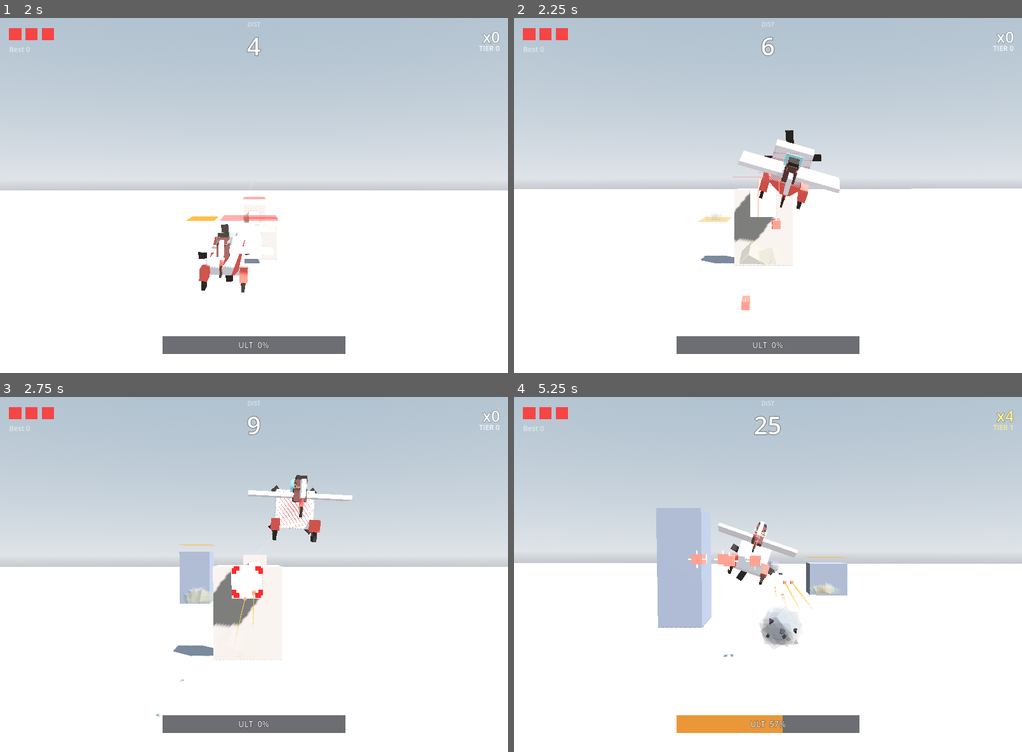
Above: before the commit, frames 1-4 (two rows, left to right).
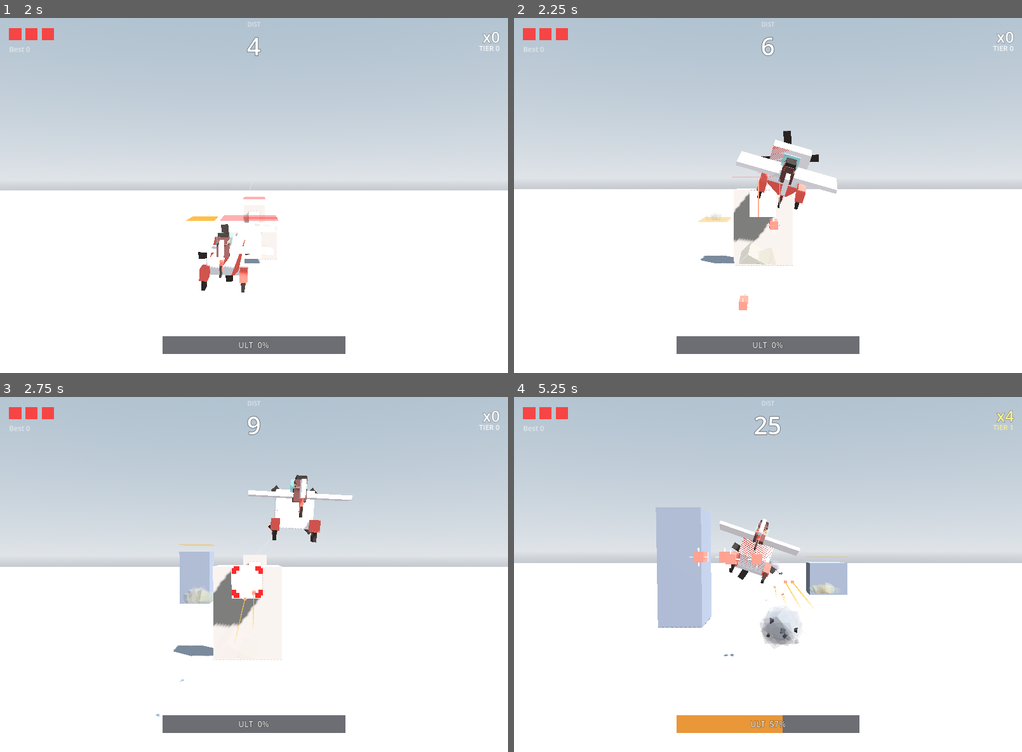
Above: after the commit, the same moments.

Repository: weathermanho/supercent
Game: Godot game, scene res://scenes/Main.tscn
Same seed, same stepped clock (60 frames per second), same inputs: the game is played once before the commit and once after it.
Inputs (mouse positions are in pixels of both pictures, inside the frame that each line leads up to):
- Up to frame 1 (2 s): tap Enter at 0.5, 1.25 s; move the mouse to (365, 177) at 0.52 s; hold Right mouse button (fire_missle) 0.53-1.25 s; click (365, 177) at 0.67 s; drag from (152, 213) to (228, 266) at 1.27 s
- Up to frame 2 (2.25 s): move the mouse to (818, 117) at 2.02 s; hold Right mouse button (fire_missle) from 2.03 s (still down); click (818, 117) at 2.17 s
- Up to frame 3 (2.75 s): keep holding Right mouse button (fire_missle)
- Up to frame 4 (5.25 s): release Right mouse button (fire_missle) at 2.75 s; drag from (742, 645) to (615, 521) at 2.77 s; move the mouse to (920, 627) at 3.52 s; hold Right mouse button (fire_missle) 3.53-4.25 s; click (920, 627) at 3.67 s; drag from (615, 521) to (691, 485) at 4.27 s; move the mouse to (793, 574) at 5.02 s; hold Right mouse button (fire_missle) from 5.03 s (still down); click (793, 574) at 5.17 s

Frame 1 is identical in both runs. In frame 2, 1.0% of the frame differs, in the area x 36-100%, y 31-83%; in frame 3, less than 0.1%; in frame 4, 1.2%, in the area x 27-100%, y 31-74%.

Commit message:
tune: 셰이크 추가 완화 — SPIKE 제거 / COLOSSUS 반감 / 충돌 미세
눈 피로 완화:
- SPIKE 분출 shake 제거 (스냅 자체가 시각 강함, 빈도 잦음 → 피로 주범)
- COLOSSUS 분출: hit_intensity*1.1 → *0.55, duration 0.25 → 0.2
- 충돌(_on_crash): hit_intensity*1.2(3.6) → *0.5(1.5), duration 0.18→0.12

거인 격파 / OVERCHARGE는 그대로 강하게 (shake_giant_intensity 30).

Co-Authored-By: Claude Opus 4.7 <noreply@anthropic.com>

Diff:
--- a/godot_project/scripts/Main.gd
+++ b/godot_project/scripts/Main.gd
@@ -648,10 +648,11 @@
 
 		# Eruption punch — a spike snapping up kicks the camera.
 		if pl.consume_erupt():
-			if pl.kind == PillarScript.Kind.SPIKE:
-				shaker.shake(GameConfig.shake_hit_intensity * 0.7, 0.12)
-			elif pl.kind == PillarScript.Kind.COLOSSUS:
-				shaker.shake(GameConfig.shake_hit_intensity * 1.1, 0.25)
+			# SPIKE erupt: no shake (the snap is already visually loud, and
+			# spikes fire frequently → shake fatigue). COLOSSUS erupt: half the
+			# previous trauma — keeps the "looming" beat without tiring the eye.
+			if pl.kind == PillarScript.Kind.COLOSSUS:
+				shaker.shake(GameConfig.shake_hit_intensity * 0.55, 0.2)
 			_spawn_dust(Vector3(pl.global_position.x, PillarScript.GROUND_Y + 6.0, pl.global_position.z), pl.w)
 
 		# Plane crash — vertical check uses both top AND bottom so hanging
@@ -701,9 +702,9 @@
 	GameConfig.plane_collision_speed_x = 140.0 * diff.z / dl
 	GameConfig.plane_collision_speed_y = 90.0 * (1.0 if diff.y >= 0.0 else -1.0)
 
-	# Crash shake — light (was giant_intensity*0.7 = 21, fatigued the eye).
-	# Flash + hitstop + heart anim carry the impact.
-	shaker.shake(GameConfig.shake_hit_intensity * 1.2, 0.18)
+	# Crash shake — minimal. Flash + hitstop + heart anim do the heavy lifting;
+	# adding much shake on top fatigued the eye.
+	shaker.shake(GameConfig.shake_hit_intensity * 0.5, 0.12)
 	time_scaler.request_hitstop(GameConfig.hitstop_duration * 1.5)
 	flash_overlay.flash(0.35, 0.12)   # warm/red damage flash
 	_spawn_explosion(airplane.position, SmokeBurstScript.Kind.PLANE_HIT, 1.0)
